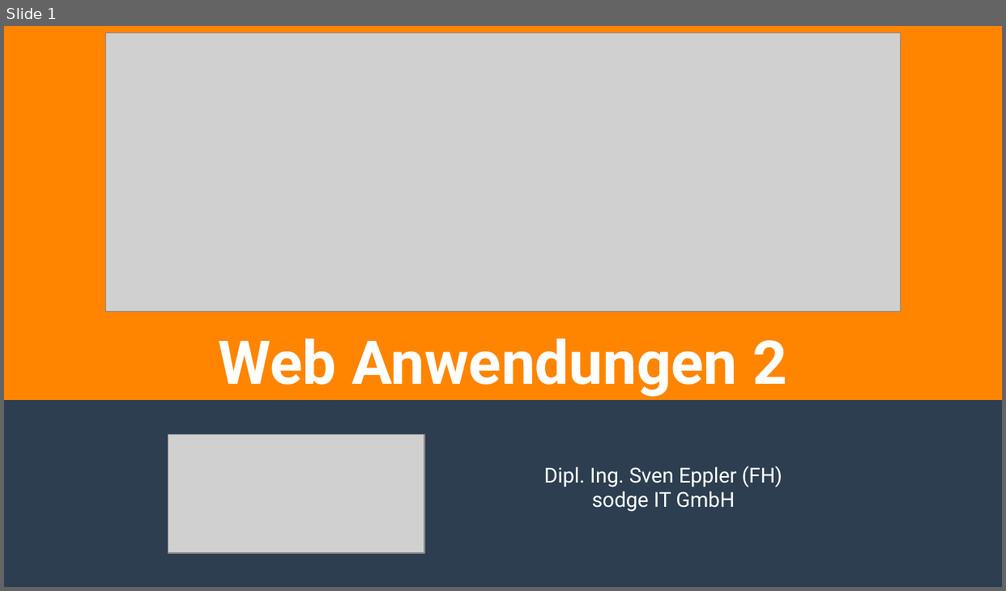
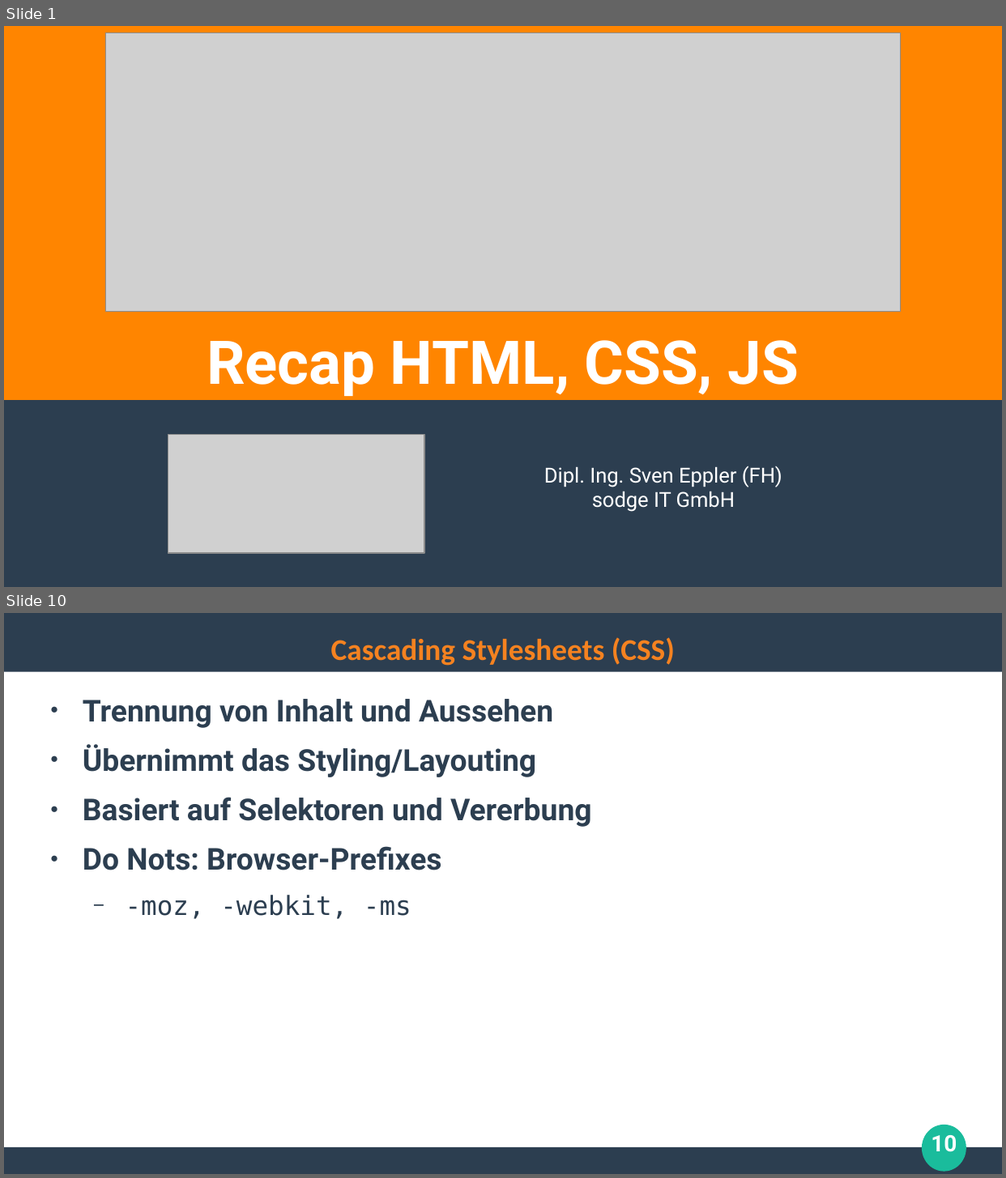
Before and after one commit to ghandmann/HS-AlbSig-WebAnwendungen2, a slide deck: Kapitel/01_Recap_HTML_CSS_JS.odp. Shown one above the other, each under a label of ours: slide 1 before the commit, slides 1 and 10 after it; the slides between them are not shown. The pictures are 1006x591 and 1006x1178 pixels, drawn with LibreOffice and Linux fonts; fonts in the diff are those of the drawing; grey boxes stand for pictures. Boxes give left, top, right and bottom in pixels: in the first picture for what was removed or moved away, otherwise in the second. Text is boxed around its words. In the diff, an @@ line names an element or a change of style, - is before the commit and + after.

```diff
--- a/Kapitel/01_Recap_HTML_CSS_JS.odp
+++ b/Kapitel/01_Recap_HTML_CSS_JS.odp
@@ slide 10 added at (x1=4, y1=613, x2=1002, y2=1174), background #FFFFFF @@
@@ rectangle added at (x1=4, y1=613, x2=1002, y2=672), fill #2C3E50 @@
@@ title added at (x1=331, y1=637, x2=675, y2=666), 24 pt, text #F58220, bold @@
+Cascading Stylesheets (CSS)
@@ text added at (x1=83, y1=699, x2=592, y2=919), 24 pt, text #2C3E50, bold @@
+● Trennung von Inhalt und Aussehen
+● Übernimmt das Styling/Layouting
+● Basiert auf Selektoren und Vererbung
+● Do Nots: Browser-Prefixes
+  − -moz, -webkit, -ms
@@ ellipse added at (x1=923, y1=1125, x2=966, y2=1172), fill #1ABC9C @@
@@ page number added at (x1=931, y1=1135, x2=957, y2=1152), 18 pt, text #FFFFFF, bold @@
+10
@@ rectangle added at (x1=4, y1=1148, x2=1002, y2=1174), fill #2C3E50 @@
@@ slide 1 changed as well @@
@@ title at (x1=206, y1=340, x2=799, y2=396): text changed @@
-Web Anwendungen 2
+Recap HTML, CSS, JS
```
Also in this commit, not shown: 23 other slides added, 2 slides removed, 7 other files.
